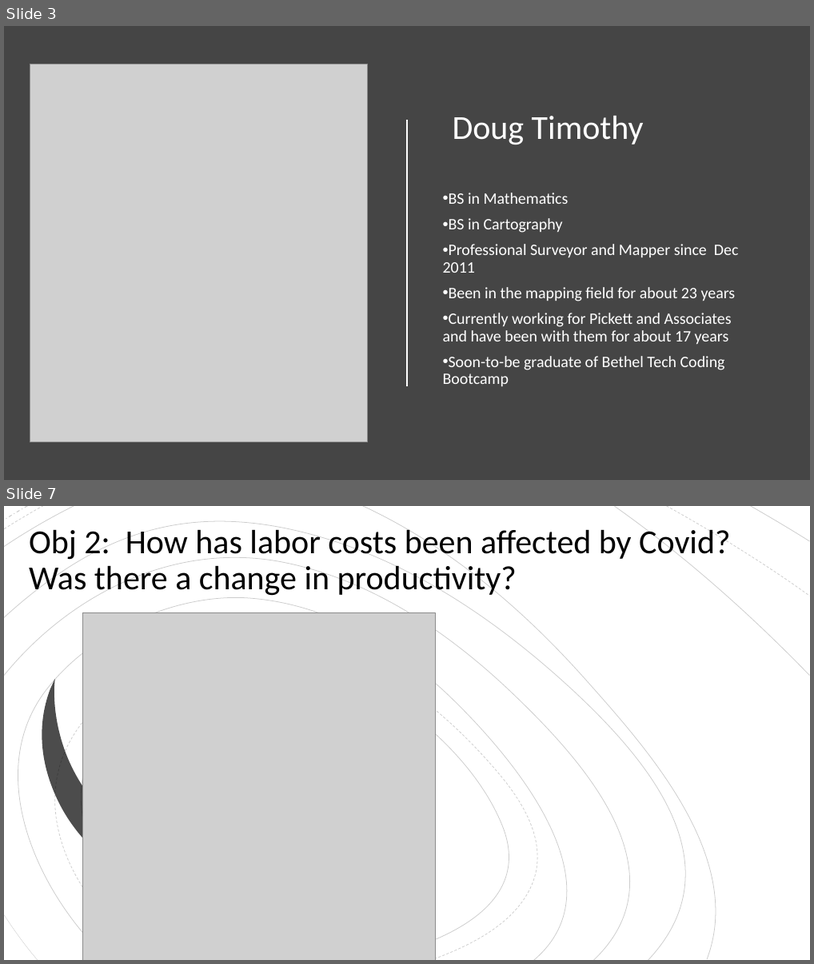
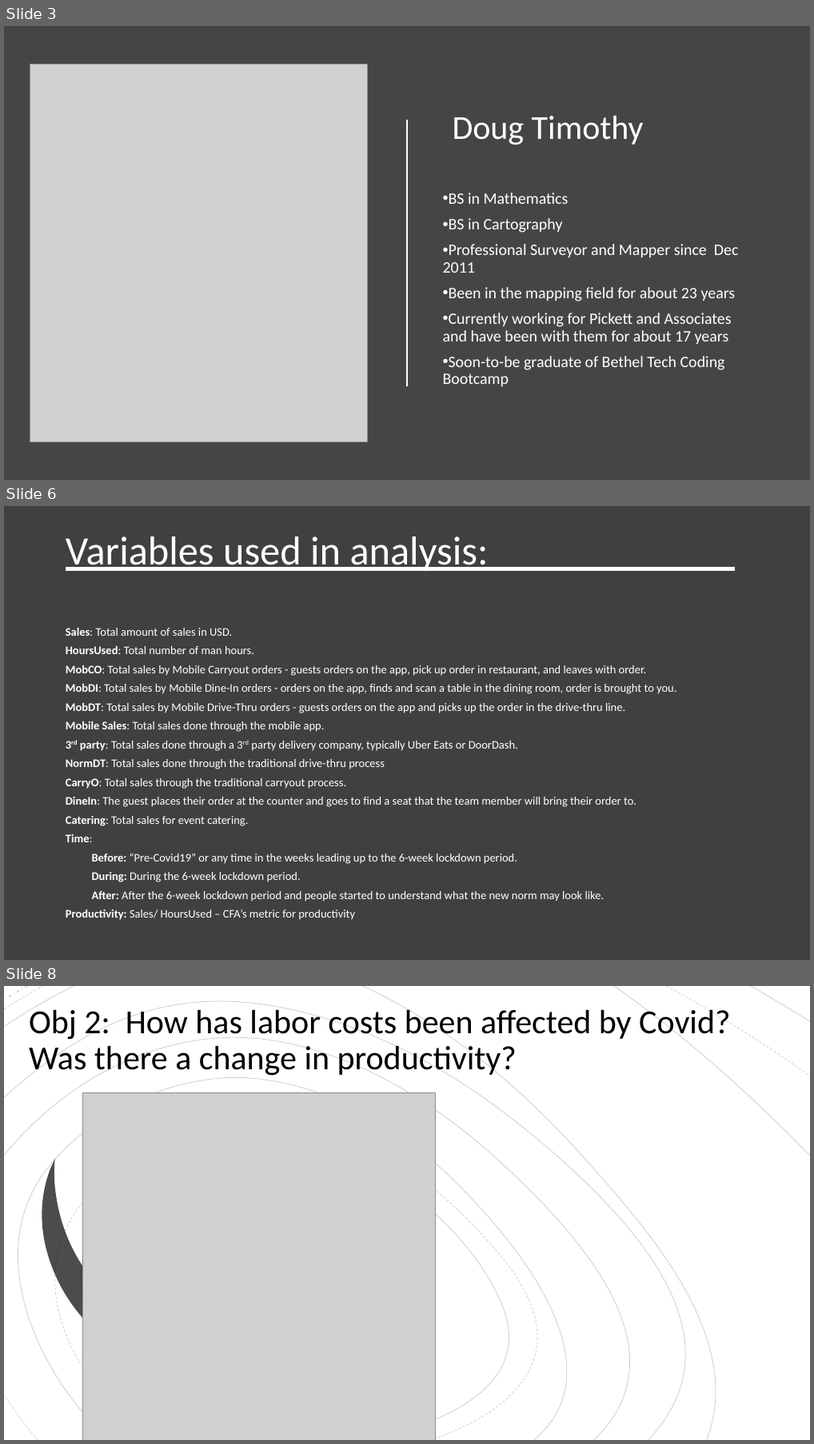
Before and after one commit to East-Coast-Collaboration/Final-Project, a slide deck: Presentation.pptx. Shown one above the other, each under a label of ours: slides 3 and 7 before the commit, slides 3, 6 and 8 after it; the slides between them are not shown. The pictures are 814x964 and 814x1444 pixels, drawn with LibreOffice and Linux fonts; fonts in the diff are those of the drawing; grey boxes stand for pictures. Boxes give left, top, right and bottom in pixels: in the first picture for what was removed or moved away, otherwise in the second. Text is boxed around its words. In the diff, an @@ line names an element or a change of style, - is before the commit and + after.

```diff
--- a/Presentation.pptx
+++ b/Presentation.pptx
@@ slide 6 added at (4, 506, 810, 960), background #404040 @@
@@ title added at (66, 536, 489, 571), 48 pt, text #FFFFFF, underline @@
+Variables used in analysis:
@@ text added at (66, 628, 677, 920), 13.8 pt, text #FFFFFF @@
+Sales: Total amount of sales in USD.
+HoursUsed: Total number of man hours.
+MobCO: Total sales by Mobile Carryout orders - guests orders on the app, pick up order in restaurant, and leaves with order.
+MobDI: Total sales by Mobile Dine-In orders - orders on the app, finds and scan a table in the dining room, order is brought to you.
+MobDT: Total sales by Mobile Drive-Thru orders - guests orders on the app and picks up the order in the drive-thru line.
+Mobile Sales: Total sales done through the mobile app.
+3rd party: Total sales done through a 3rd party delivery company, typically Uber Eats or DoorDash.
+NormDT: Total sales done through the traditional drive-thru process
+CarryO: Total sales through the traditional carryout process.
+DineIn: The guest places their order at the counter and goes to find a seat that the team member will bring their order to.
+Catering: Total sales for event catering.
+Time:
+Before: “Pre-Covid19” or any time in the weeks leading up to the 6-week lockdown period.
+During: During the 6-week lockdown period.
+After: After the 6-week lockdown period and people started to understand what the new norm may look like.
+Productivity: Sales/ HoursUsed – CFA’s metric for productivity
@@ what was slide 7 is now slide 8 @@
```
Also in this commit, not shown: 2 slides changed, 2 other slides added, 2 slides removed, 1 other file.
